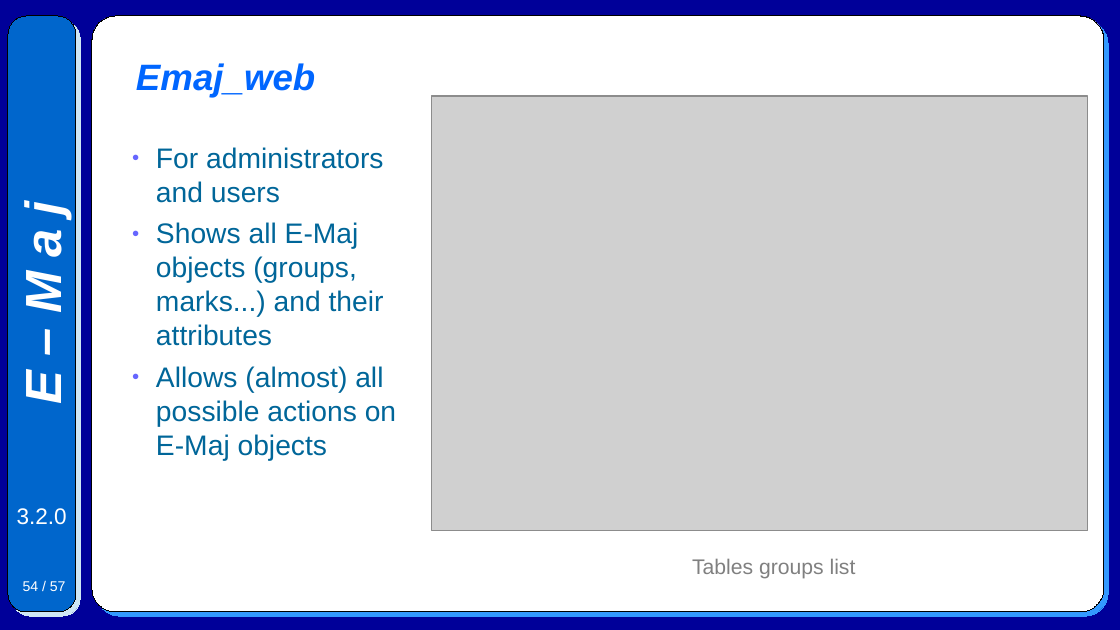
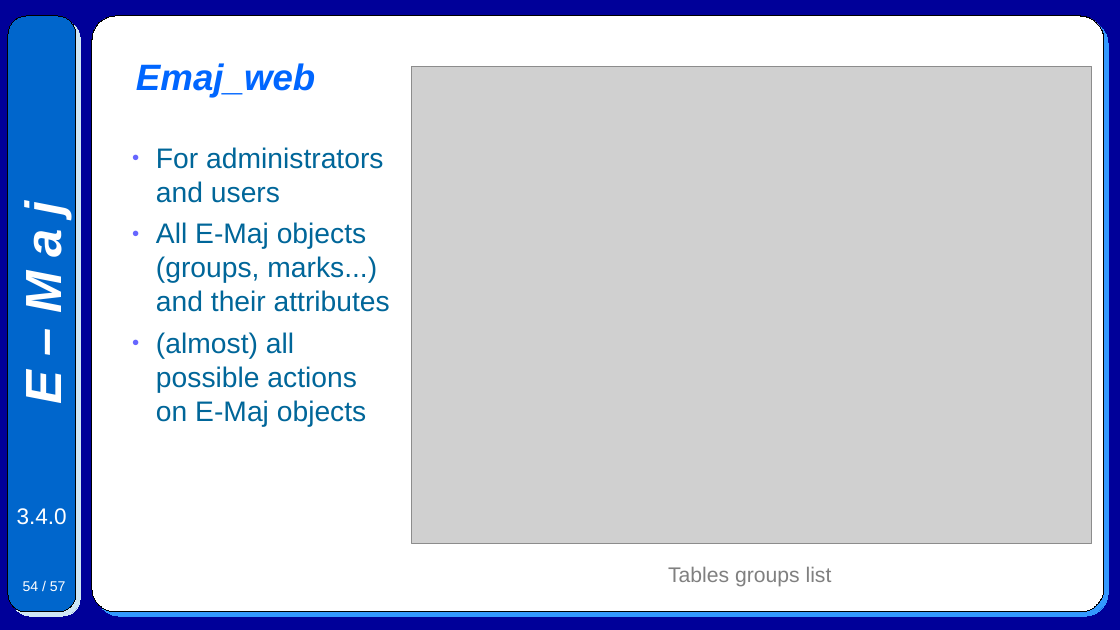
Before and after one commit to beaud76/emaj_doc, a slide deck: slide 54 of Emaj.devel_pres_en.odp. Drawn at 1120x630 pixels with LibreOffice and Linux fonts; fonts in the diff are those of the drawing; grey boxes stand for pictures. Boxes give left, top, right and bottom in pixels: in the first picture for what was removed or moved away, otherwise in the second. Text is boxed around its words. In the diff, an @@ line names an element or a change of style, - is before the commit and + after.

```diff
--- a/Emaj.devel_pres_en.odp
+++ b/Emaj.devel_pres_en.odp
@@ picture: place and size @@
-picture at (432,96,1088,531)
+picture at (413,66,1093,544)
@@ text at (156,222,390,427): text changed @@
-● Shows all E-Maj objects (groups, marks...) and their attributes
-● Allows (almost) all possible actions on E-Maj objects
+● All E-Maj objects (groups, marks...) and their attributes
+● (almost) all possible actions on E-Maj objects
@@ text at (17,508,67,525): text changed @@
-3.2.0
+3.4.0
@@ text "Tables groups list": place and size @@
-text "Tables groups list" at (692,558,856,579)
+text "Tables groups list" at (668,566,832,587)
```
Also in this commit, not shown: 51 other slides changed, 5 other files.
